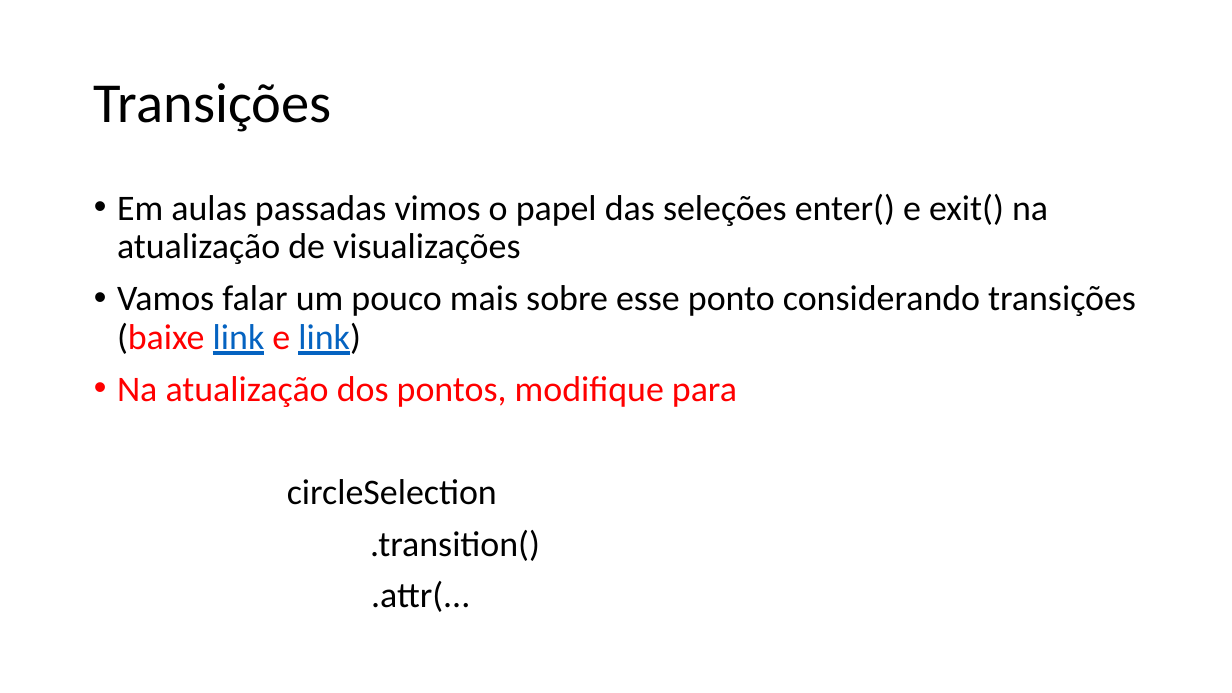
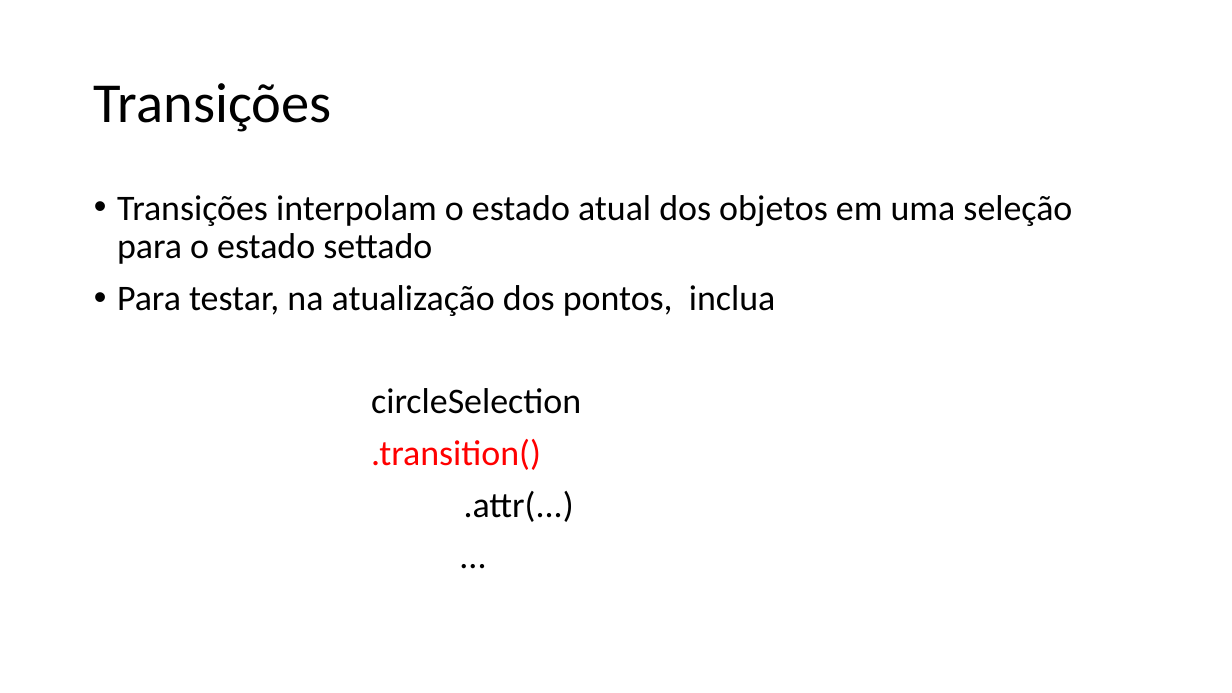
Before and after one commit to filipecmedeiros/Treinamento-d3.js, a slide deck: slide 12 of Aula2.pptx (slide 48 before the commit). Drawn at 1232x693 pixels with LibreOffice and Linux fonts; fonts in the diff are those of the drawing. Boxes give left, top, right and bottom in pixels: in the first picture for what was removed or moved away, otherwise in the second. Text is boxed around its words. In the diff, an @@ line names an element or a change of style, - is before the commit and + after.

```diff
--- a/Aula2.pptx
+++ b/Aula2.pptx
@@ text at [117,195,1072,316]: text changed @@
-• Em aulas passadas vimos o papel das seleções enter() e exit() na atualização de visualizações
-• Vamos falar um pouco mais sobre esse ponto considerando transições (baixe link e link)
-• Na atualização dos pontos, modifique para
+• Transições interpolam o estado atual dos objetos em uma seleção para o estado settado
+• Para testar, na atualização dos pontos, inclua
@@ text at [371,439,541,470]: text colour #000000 to #FF0000 in ".transition()" @@
@@ text at [464,491,574,522]: text changed @@
-.attr(...
+.attr(...)
+...
```
Also in this commit, not shown: 6 other slides changed, 31 slides added, 8 slides removed, 11 other files.
